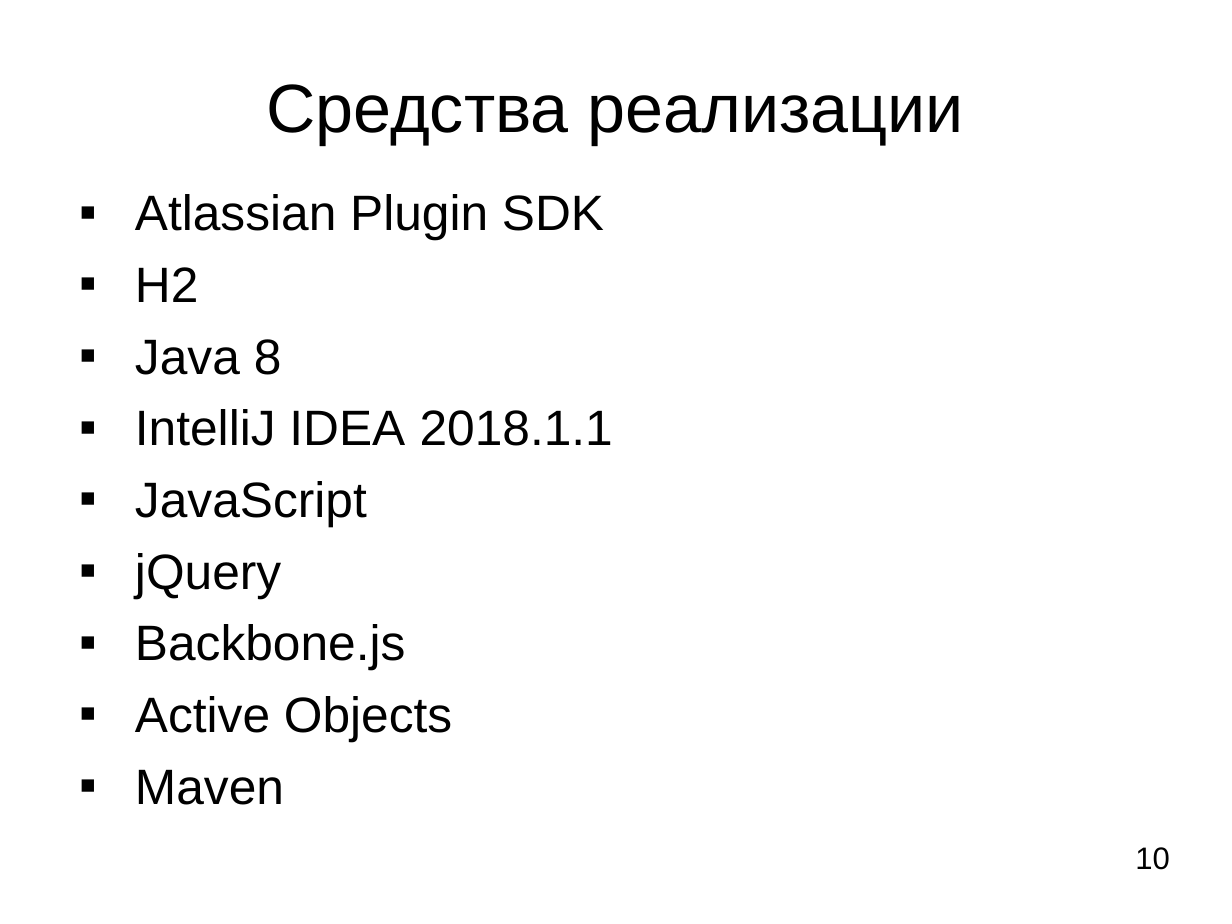
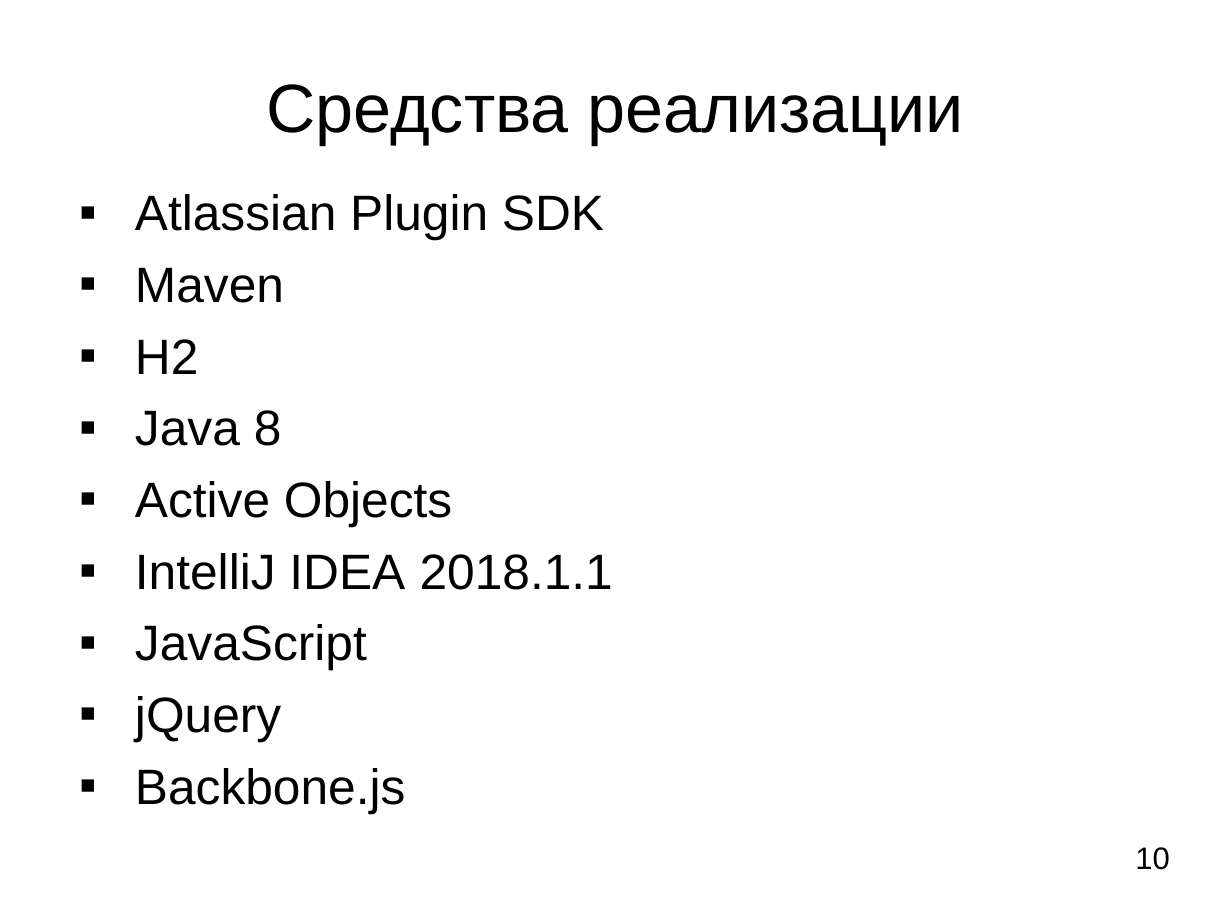
Before and after one commit to LilyTs/Diplom, a slide deck: slide 10 of Цаплина_(Дипломная).ppt. Drawn at 1232x924 pixels with LibreOffice and Linux fonts; fonts in the diff are those of the drawing. Boxes give left, top, right and bottom in pixels: in the first picture for what was removed or moved away, otherwise in the second. Text is boxed around its words. In the diff, an @@ line names an element or a change of style, - is before the commit and + after.

```diff
--- a/Цаплина_(Дипломная).ppt
+++ b/Цаплина_(Дипломная).ppt
@@ text at bbox=[135, 267, 284, 303]: paragraph added @@
+▪ Maven
@@ text at bbox=[135, 481, 452, 527]: paragraph added @@
+▪ Active Objects
@@ text at bbox=[135, 696, 452, 805]: paragraphs removed @@
-▪ Active Objects
-▪ Maven
```
Also in this commit, not shown: 9 other slides changed, 1 slide added, 3 other files.
